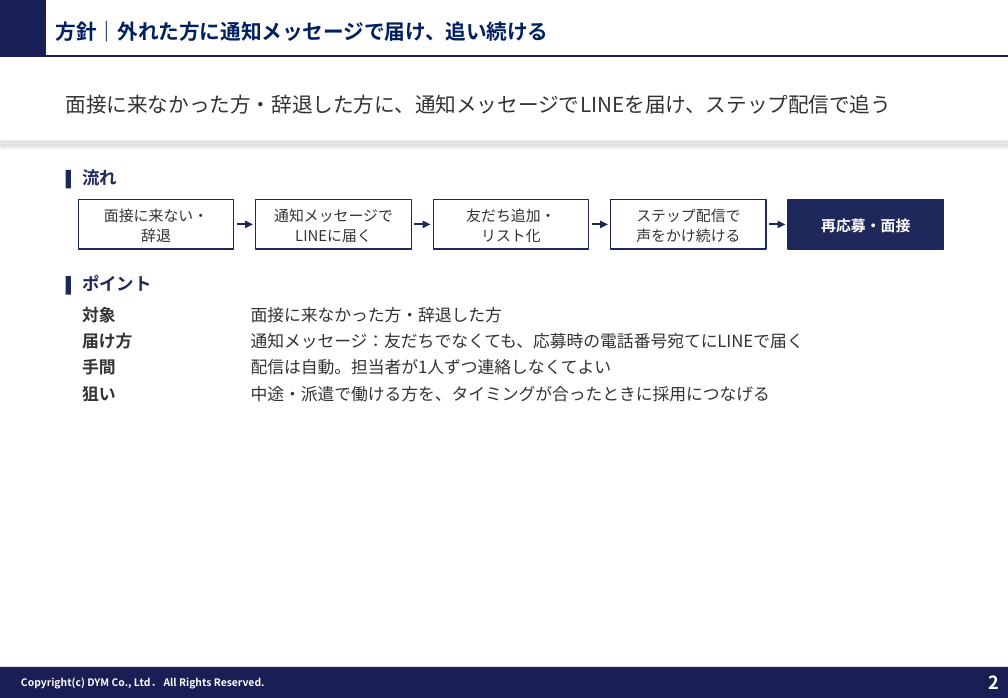
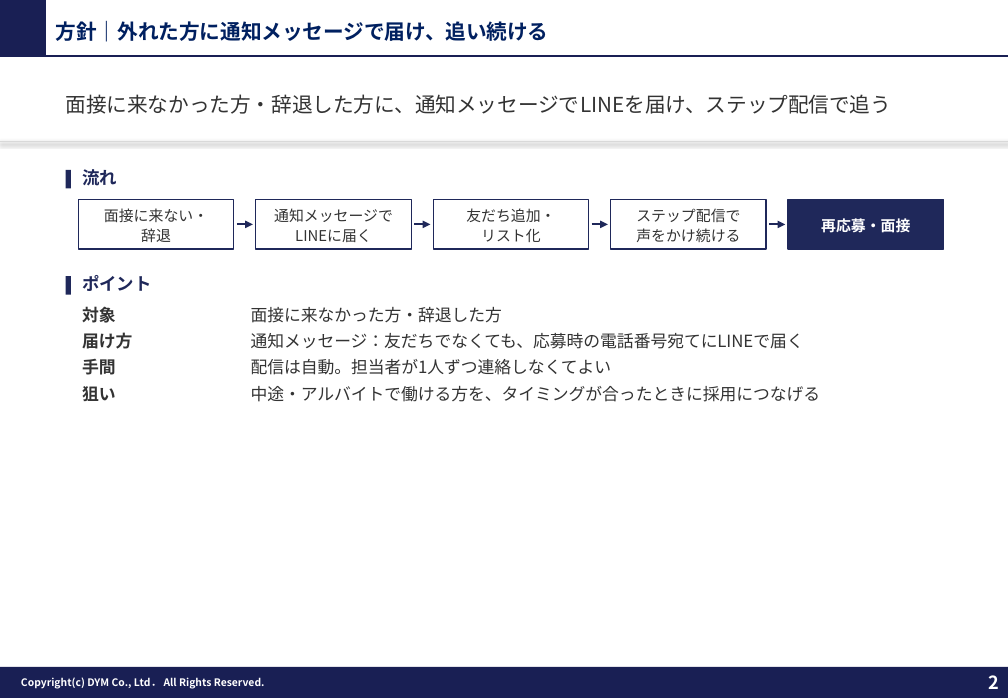
Before and after one commit to tonomura-r-dev/folder, a slide deck: slide 2 of 20261013_セキュリティー京葉御中_LINE採用追客のご提案.pptx. Drawn at 1008x698 pixels with LibreOffice and Linux fonts; fonts in the diff are those of the drawing; background and template pictures are left out. Boxes give left, top, right and bottom in pixels: in the first picture for what was removed or moved away, otherwise in the second. Text is boxed around its words. In the diff, an @@ line names an element or a change of style, - is before the commit and + after.

```diff
--- a/20261013_セキュリティー京葉御中_LINE採用追客のご提案.pptx
+++ b/20261013_セキュリティー京葉御中_LINE採用追客のご提案.pptx
@@ text at (251, 386, 821, 402): text changed @@
-中途・派遣で働ける方を、タイミングが合ったときに採用につなげる
+中途・アルバイトで働ける方を、タイミングが合ったときに採用につなげる
```
Also in this commit, not shown: 2 other slides changed, 3 other files.
